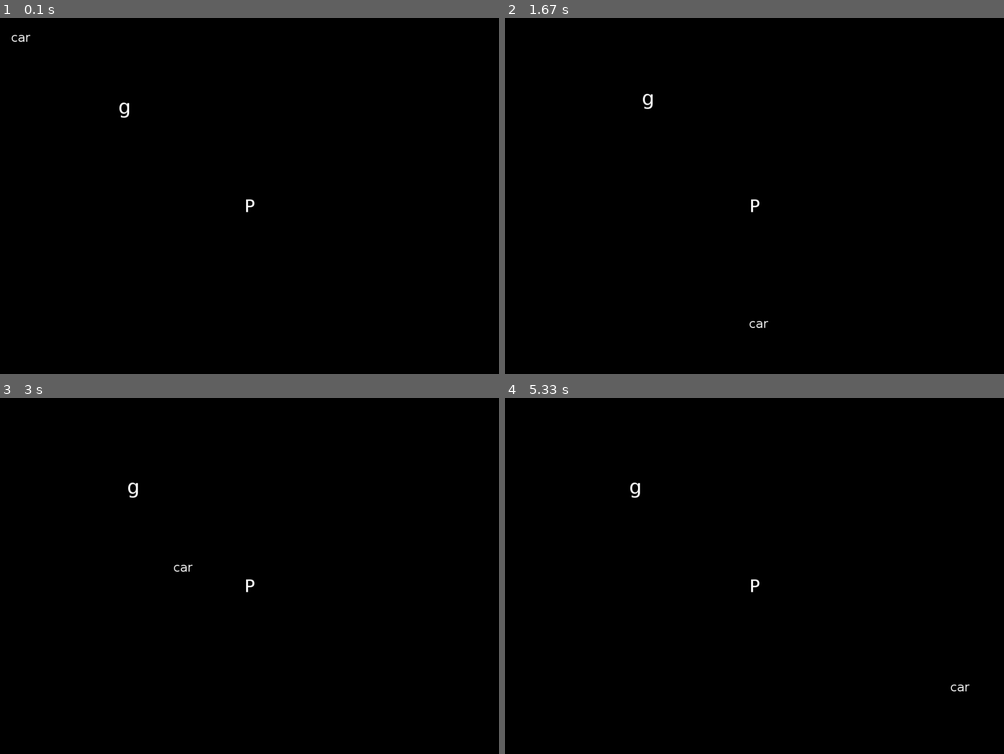
Above: before the commit, frames 1-4 (two rows, left to right).
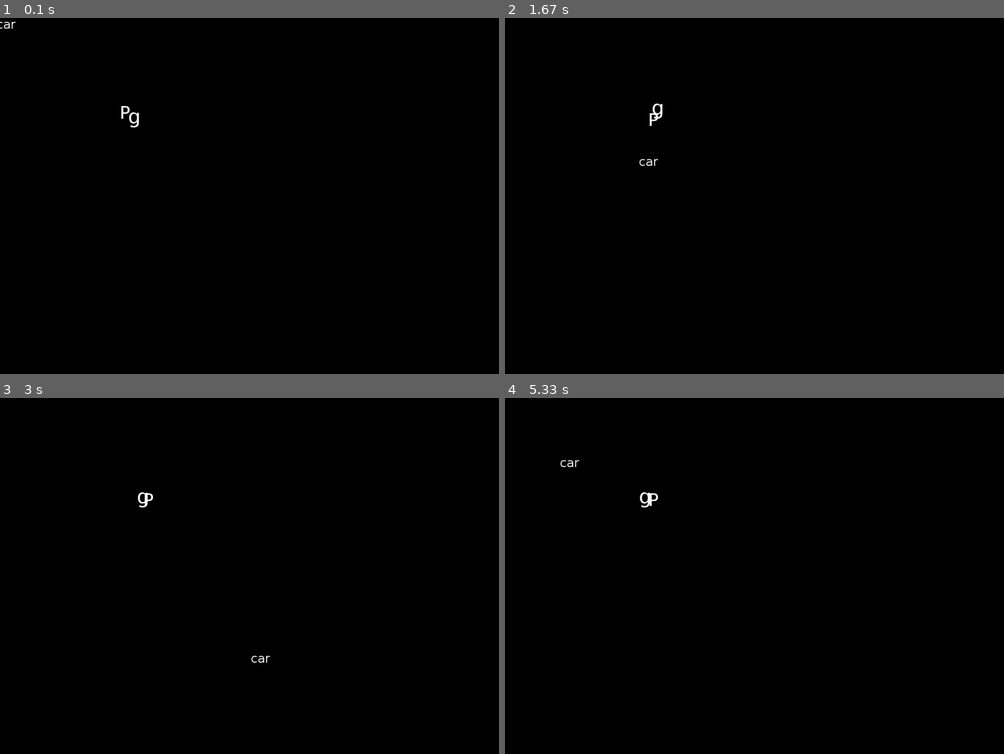
Above: after the commit, the same moments.

Repository: DanielKinsman/ghost-safety-squad-tigjamau
Game: pygame game, started from game.py
Two runs of this game, one before a commit and one after it. Both use one fixed random seed, a clock stepped at 60 frames per second and the inputs below. The source is Python 2; it was converted automatically to run under Python 3.
Inputs:
- Up to frame 1 (0.1 s): no input
- Up to frame 2 (1.67 s): tap Space at 0.33, 0.73, 1.03, 1.23, 1.57 s; hold D 0.67-1.13 s; hold W 1.17-1.47 s; hold D from 1.5 s (still down)
- Up to frame 3 (3 s): tap Space at 1.87, 2.07, 2.37, 2.63, 2.97 s; release D at 1.97 s; hold A 2-2.53 s; hold S 2.57-2.87 s; hold A from 2.9 s (still down)
- Up to frame 4 (5.33 s): tap Space at 3.27, 3.4, 3.8, 4.1, 4.47, 4.87, 5.17 s; release A at 3.3 s; hold W 3.33-3.7 s; hold D 3.73-4.37 s; hold S 4.4-4.77 s; hold A 4.8-5.27 s; hold D from 5.3 s (still down)

The runs differ from the first frame. In frame 1, 0.2% of the frame differs, in the area x 0-51%, y 1-55%; in frame 2, 0.2%; in frame 3, 0.2%; in frame 4, 0.3%, in the area x 11-94%, y 17-83%.

Commit message:
Possession

Diff:
--- a/game.py
+++ b/game.py
@@ -16,15 +16,26 @@
         self.position += self.velocity #need to include time elapsed here or the speed will depend on frame rate
         self.rect.center = self.position
 
+
 class Player(pygame.sprite.DirtySprite):
     def __init__(self, image):
         super(Player, self).__init__()
         self.image = pygame.image.load(image)
         self.position = euclid.Vector2(0, 0)
         self.rect = pygame.Rect(0, 0, self.image.get_width(), self.image.get_height())
+        self.host = None
 
     def update(self):
         self.rect.center = self.position
+
+        if(self.host is not None):
+            self.host.position = euclid.Vector2(self.position.x, self.position.y)
+
+    def possess(self, person):
+        self.host = person
+
+    def dispossess(self):
+        self.host = None
 
 class Person(pygame.sprite.DirtySprite):
     def __init__(self, image):
@@ -65,17 +76,18 @@
     car = None
 
     player = Player('images/player.png')
-    player.position = euclid.Vector2(screen.get_width() / 4, screen.get_height() / 4)
+    player.position = euclid.Vector2(screen.get_width() / 4 + 20, screen.get_height() / 4 + 20)
     playerGroup = pygame.sprite.RenderUpdates(player)
 
     person = Person('images/person.png')
-    person.position = euclid.Vector2(screen.get_width() / 2, screen.get_height() / 2)
+    person.position = euclid.Vector2(screen.get_width() / 4, screen.get_height() / 4)
     personGroup = pygame.sprite.RenderUpdates(person)
 
     pygame.mixer.init()
     splat = pygame.mixer.Sound("sound/splat.ogg")
 
     bail = False
+    possessToggle = False
     while not bail:
         deltat = clock.tick(60)
 
@@ -85,6 +97,11 @@
                 if event.key == pygame.K_ESCAPE:
                     bail = True
                     break
+                elif event.key == pygame.K_SPACE:
+                    possessToggle = True
+            elif event.type == pygame.KEYUP:
+                if event.key == pygame.K_SPACE:
+                    possessToggle = False
 
         pygame.event.clear()
 
@@ -104,10 +121,10 @@
         #sim
         if car is None:
             car = Vehicle(carimage)
-            car.velocity = euclid.Vector2(10, 10)
+            car.velocity = euclid.Vector2(3, 3)
             carGroup.add(car)
 
-        car.velocity += (random.randint(-1, 1), random.randint(-1, 1))
+        #car.velocity += (random.randint(-1, 1), random.randint(-1, 1))
 
         if offscreen(car, screen):
             car = None
@@ -122,6 +139,19 @@
                 splat.play()
                 person.dead = True
 
+            if possessToggle:
+                if player.host is None:
+                    collisions = pygame.sprite.spritecollide(player, personGroup, False)
+                    #todo multiple people
+                    if len(collisions) > 0:
+                        player.possess(person)
+                    else:
+                        pass
+                else:
+                    player.dispossess()
+
+                possessToggle = False
+
         #render
         screen.fill((0,0,0))
         carGroup.draw(screen)
